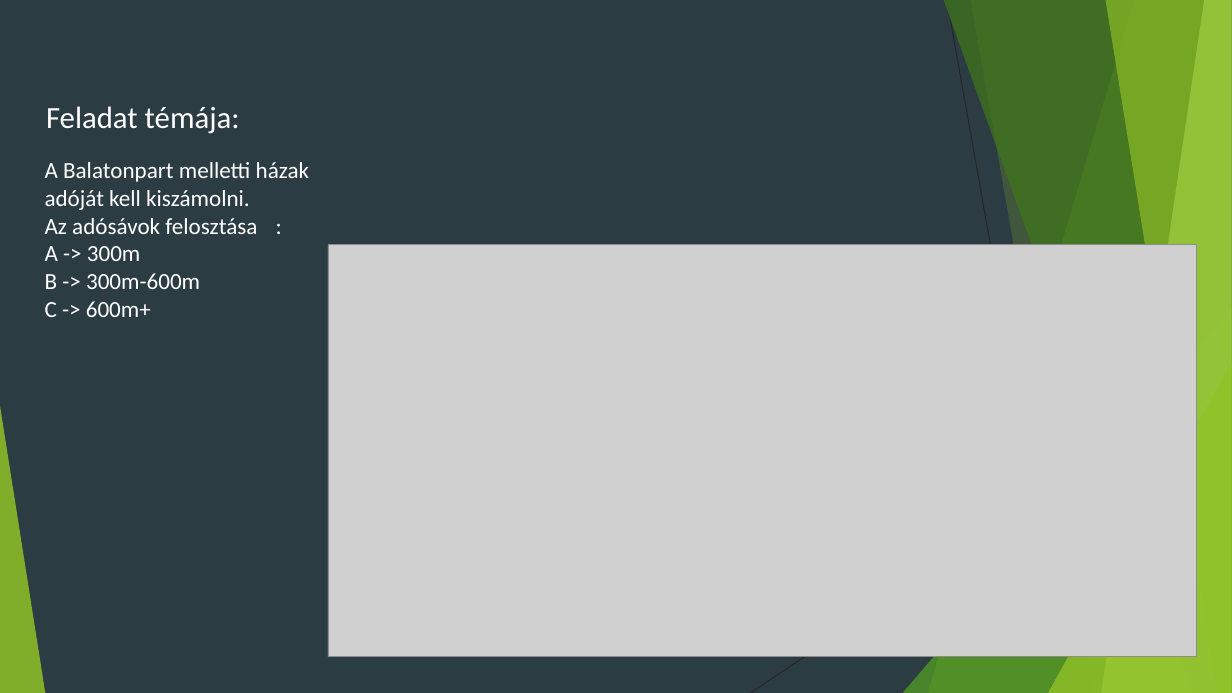
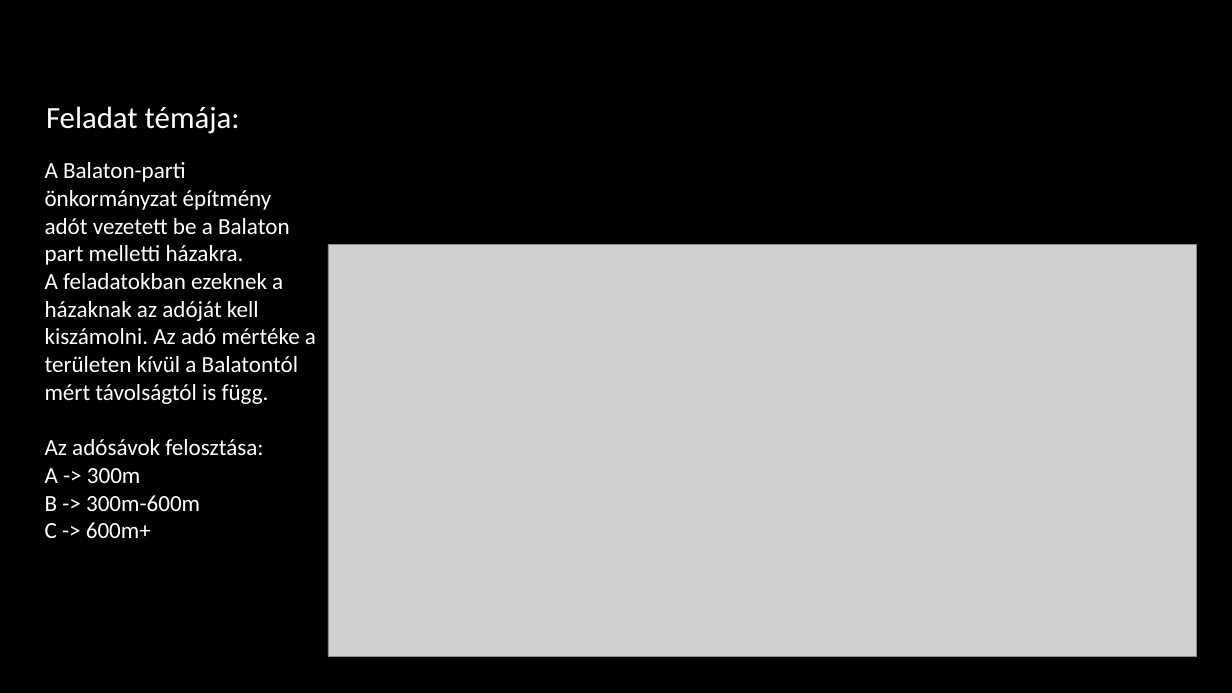
Before and after one commit to Geher-Marcell/Proj1-Epitmenyado-10A_B, a slide deck: slide 2 of BEMUTATÓ.pptx. Drawn at 1232x693 pixels with LibreOffice and Linux fonts; fonts in the diff are those of the drawing; grey boxes stand for pictures; background and template pictures are left out. Boxes give left, top, right and bottom in pixels: in the first picture for what was removed or moved away, otherwise in the second. Text is boxed around its words. In the diff, an @@ line names an element or a change of style, - is before the commit and + after.

```diff
--- a/BEMUTATÓ.pptx
+++ b/BEMUTATÓ.pptx
@@ background #2C3C43 to picture (left out) @@
@@ text at box(45, 162, 316, 455): text changed @@
-A Balatonpart melletti házak adóját kell kiszámolni.
-Az adósávok felosztása :
+A Balaton-parti önkormányzat építmény adót vezetett be a Balaton part melletti házakra.
+A feladatokban ezeknek a házaknak az adóját kell kiszámolni. Az adó mértéke a területen kívül a Balatontól mért távolságtól is függ.
+Az adósávok felosztása:
@@ group removed at box(0, 0, 1232, 693): 5 freeform shapes, 3 triangles, 2 lines @@
```
Also in this commit, not shown: 1 other slide changed, 3 slides added, 3 slides removed.
